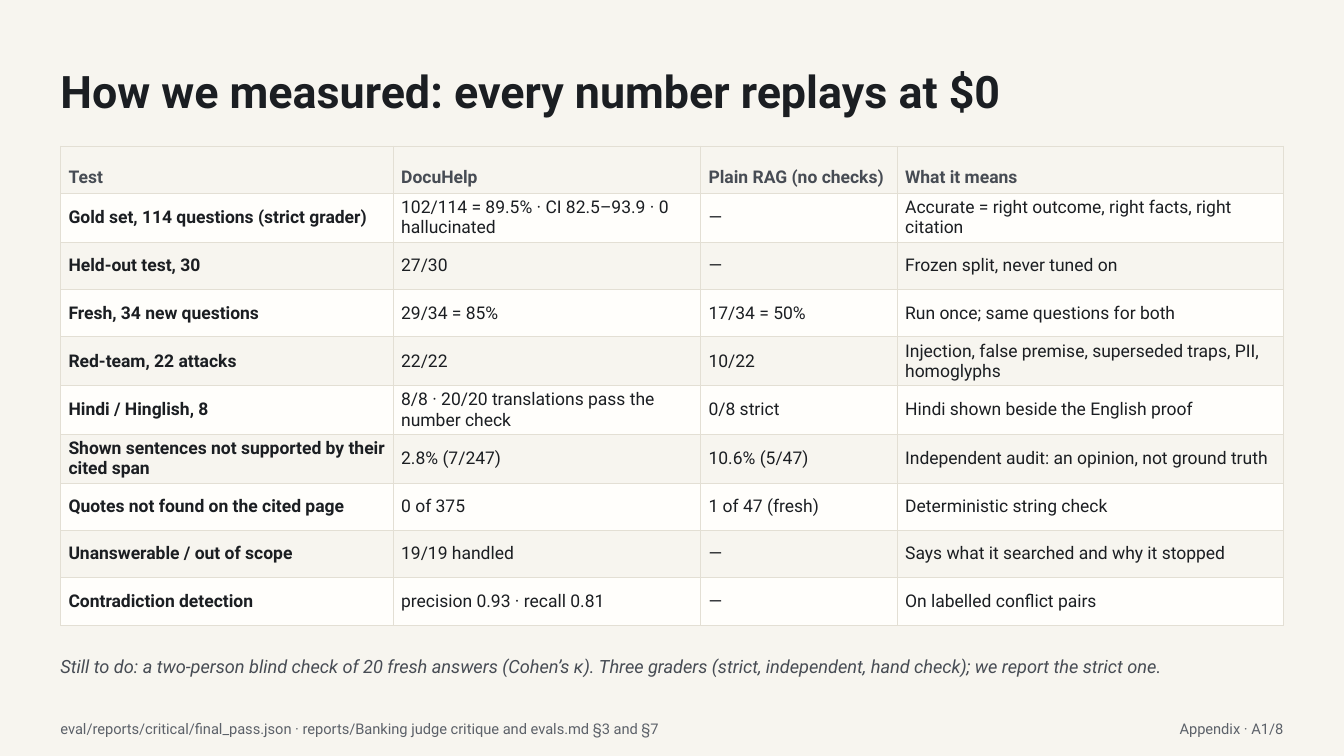
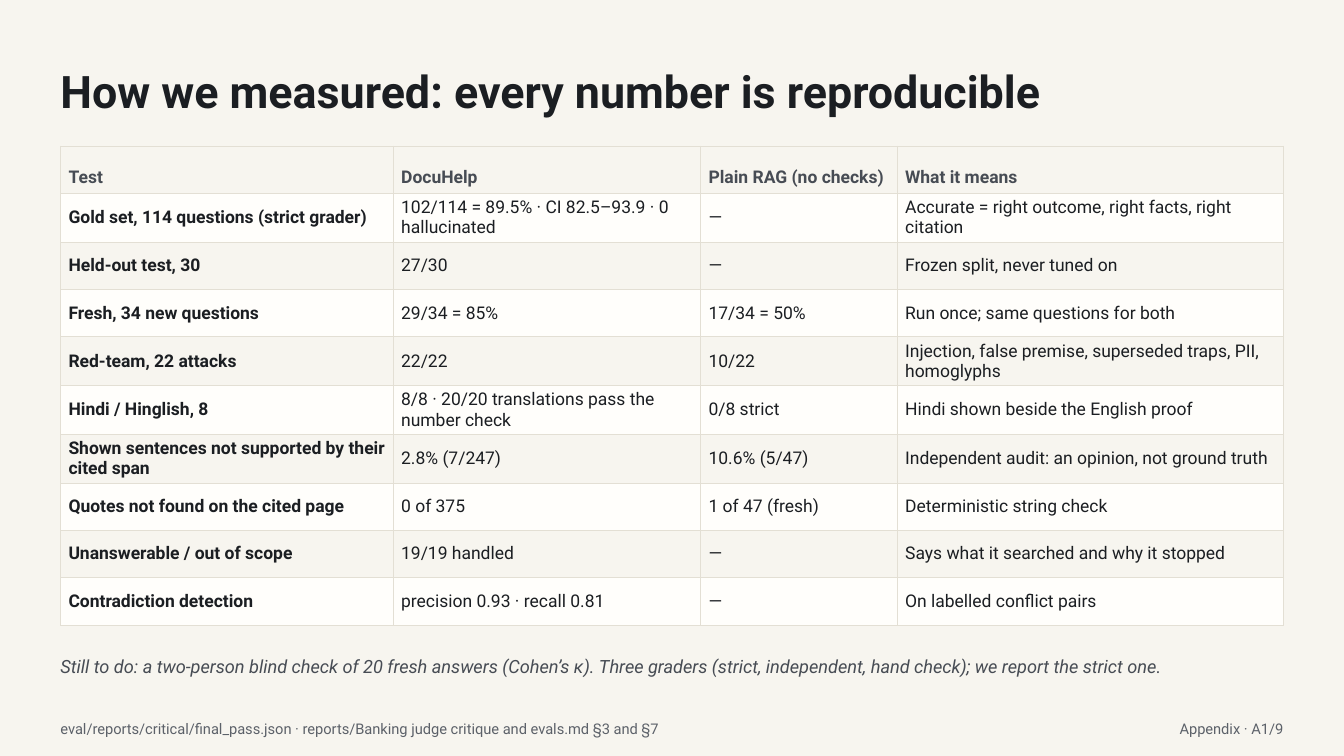
Before and after one commit to adityatiwari101104/Hack-a-sol-5.0, a slide deck: slide 1 of deck/DocuHelp-appendix.pptx. Drawn at 1344x756 pixels with LibreOffice and Linux fonts; fonts in the diff are those of the drawing. Boxes give left, top, right and bottom in pixels: in the first picture for what was removed or moved away, otherwise in the second. Text is boxed around its words. In the diff, an @@ line names an element or a change of style, - is before the commit and + after.

```diff
--- a/deck/DocuHelp-appendix.pptx
+++ b/deck/DocuHelp-appendix.pptx
@@ text at (60, 74, 1040, 118): text changed @@
-How we measured: every number replays at $0
+How we measured: every number is reproducible
@@ text at (1180, 723, 1283, 737): text changed @@
-Appendix · A1/8
+Appendix · A1/9
```
Also in this commit, not shown: 7 other slides changed, 1 slide added, 39 other files.
